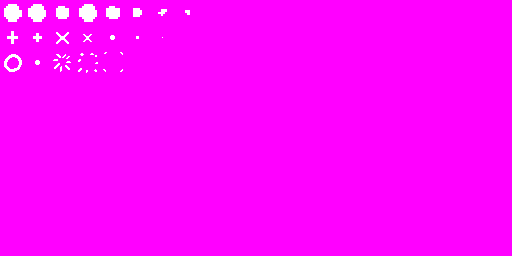
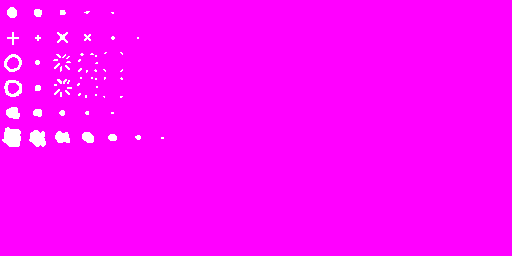
Two versions of the same layered image (512x256). Layer-by-layer changes:
added layer "레이어 16" above "레이어 15" over [135,135,141,140]
added layer "레이어 15" above "레이어 14" over [108,134,117,141]
added layer "레이어 14" above "레이어 13" over [82,132,94,143]
added layer "레이어 13" above "레이어 12" over [55,131,70,143]
added layer "레이어 12" above "레이어 11" over [29,130,46,147]
added layer "레이어 11" above "hot" over [2,127,21,147]
added layer "hot" above "win_explo2" over [6,107,114,119]
added layer "win_explo2" above "win_explo1" over [4,77,123,98]
renamed "Win" to "win_subject", painted on it over [7,31,163,45]
painted on "move" over [4,4,190,22]
